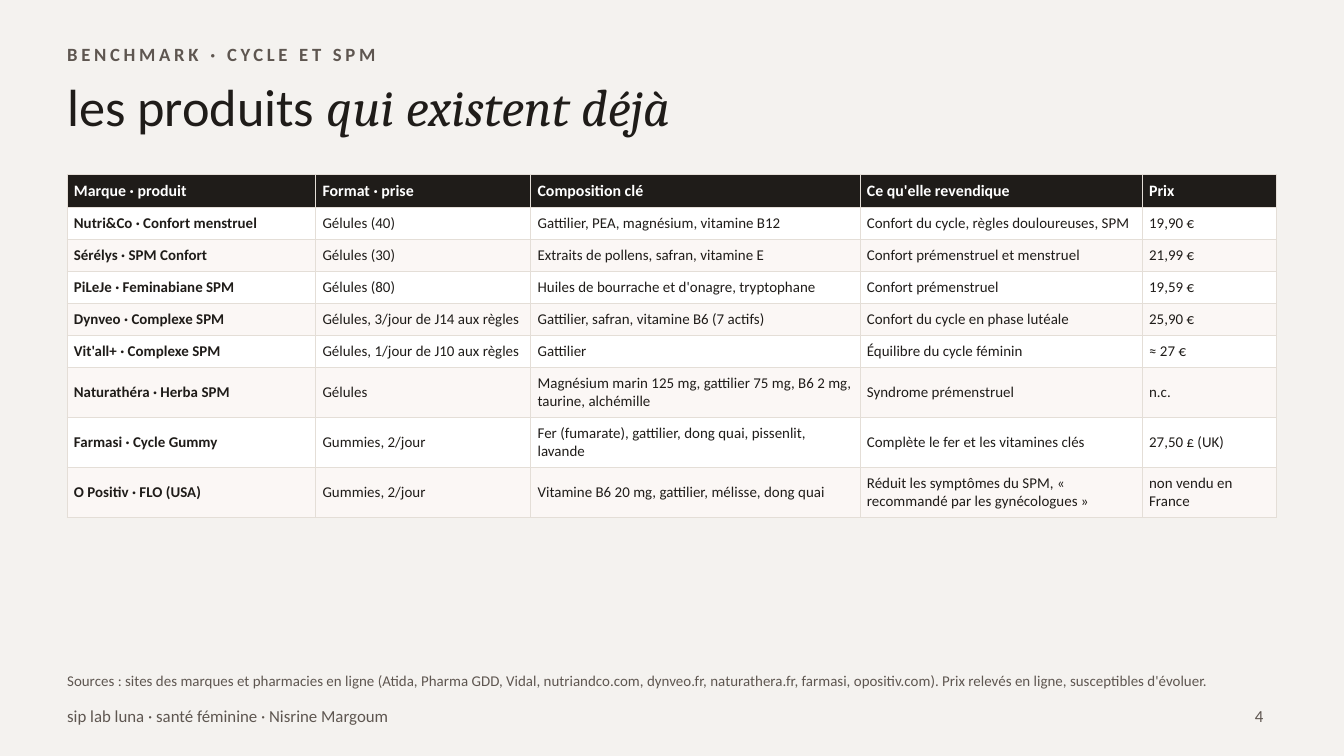
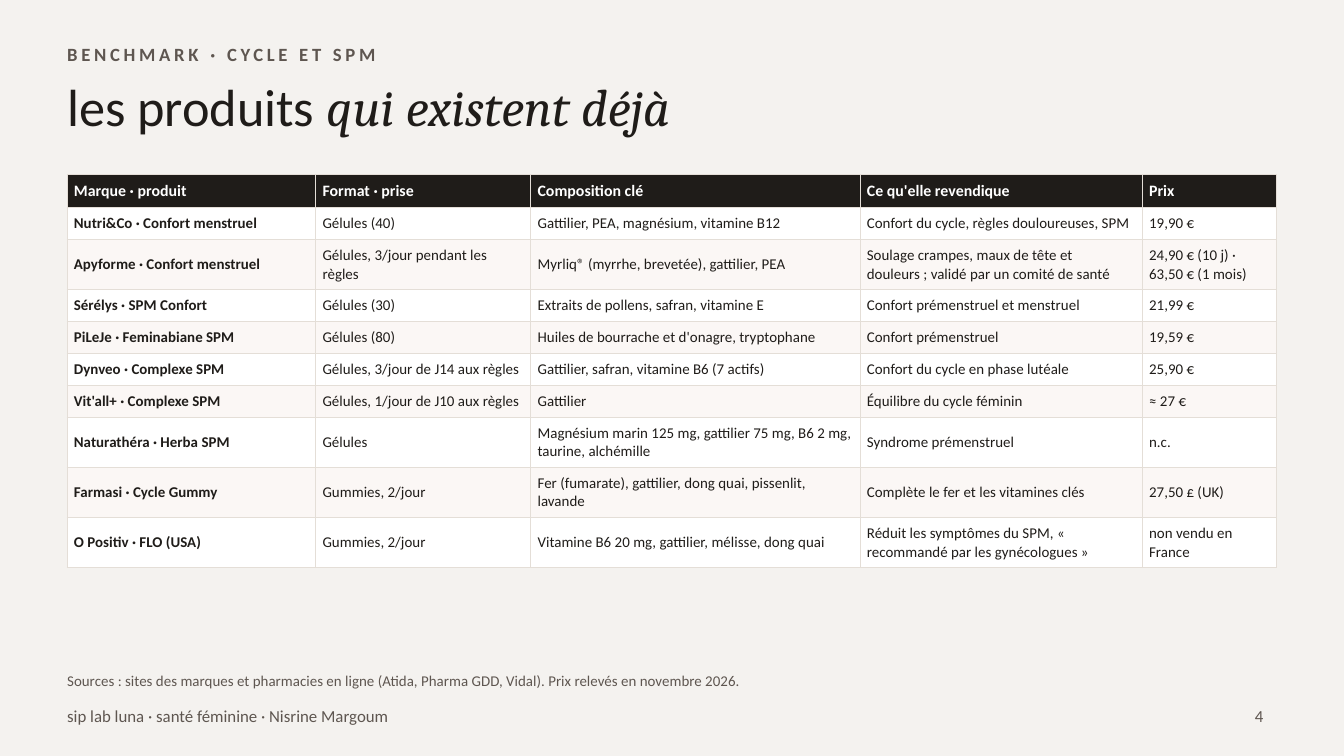
Before and after one commit to nisrine-max/mon-sitee, a slide deck: slide 4 of pitch/siplab-luna-problematique.pptx. Drawn at 1344x756 pixels with LibreOffice and Linux fonts; fonts in the diff are those of the drawing. Boxes give left, top, right and bottom in pixels: in the first picture for what was removed or moved away, otherwise in the second. Text is boxed around its words. In the diff, an @@ line names an element or a change of style, - is before the commit and + after.

```diff
--- a/pitch/siplab-luna-problematique.pptx
+++ b/pitch/siplab-luna-problematique.pptx
@@ table at box(67, 175, 1277, 564) @@
+row 3: Apyforme · Confort menstruel | Gélules, 3/jour pendant les règles | Myrliq® (myrrhe, brevetée), gattilier, PEA | Soulage crampes, maux de tête et douleurs ; validé par un comité de santé | 24,90 € (10 j) · 63,50 € (1 mois)
@@ text at box(67, 675, 739, 689): text changed @@
-Sources : sites des marques et pharmacies en ligne (Atida, Pharma GDD, Vidal, nutriandco.com, dynveo.fr, naturathera.fr, farmasi, opositiv.com). Prix relevés en ligne, susceptibles d'évoluer.
+Sources : sites des marques et pharmacies en ligne (Atida, Pharma GDD, Vidal). Prix relevés en novembre 2026.
```
Also in this commit, not shown: 1 other slide changed.
